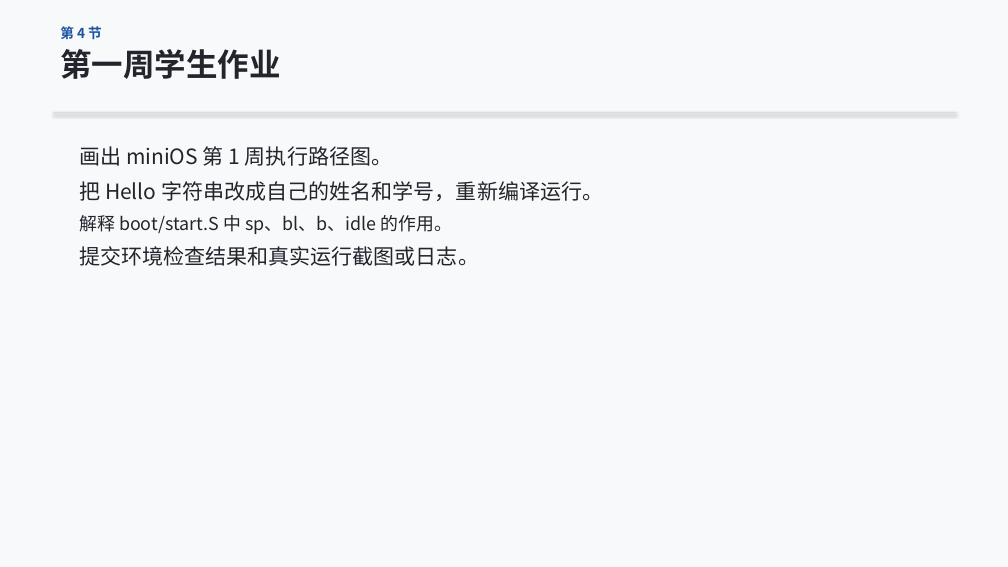
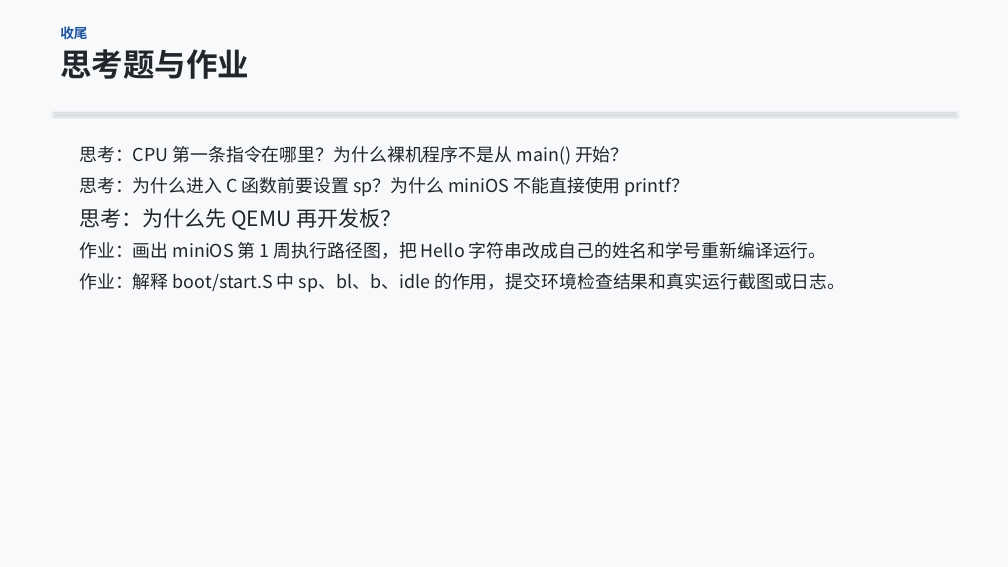
Before and after one commit to cxi218447-byte/miniOS, a slide deck: slide 21 of docs/week01/week01_qemu_hello_course.pptx (slide 29 before the commit). Drawn at 1008x567 pixels with LibreOffice and Linux fonts; fonts in the diff are those of the drawing. Boxes give left, top, right and bottom in pixels: in the first picture for what was removed or moved away, otherwise in the second. Text is boxed around its words. In the diff, an @@ line names an element or a change of style, - is before the commit and + after.

```diff
--- a/docs/week01/week01_qemu_hello_course.pptx
+++ b/docs/week01/week01_qemu_hello_course.pptx
@@ text at (60, 26, 87, 39): text changed @@
-第 4 节
+收尾
@@ text at (60, 49, 249, 79): text changed @@
-第一周学生作业
+思考题与作业
@@ text at (79, 146, 845, 292): text changed; size 20 to 17 pt @@
-画出 miniOS 第 1 周执行路径图。
-把 Hello 字符串改成自己的姓名和学号，重新编译运行。
-解释 boot/start.S 中 sp、bl、b、idle 的作用。
-提交环境检查结果和真实运行截图或日志。
+思考：CPU 第一条指令在哪里？为什么裸机程序不是从 main() 开始？
+思考：为什么进入 C 函数前要设置 sp？为什么 miniOS 不能直接使用 printf？
+思考：为什么先 QEMU 再开发板？
+作业：画出 miniOS 第 1 周执行路径图，把 Hello 字符串改成自己的姓名和学号重新编译运行。
+作业：解释 boot/start.S 中 sp、bl、b、idle 的作用，提交环境检查结果和真实运行截图或日志。
```
Also in this commit, not shown: 17 other slides changed, 3 slides added, 13 slides removed, 2 other files.
